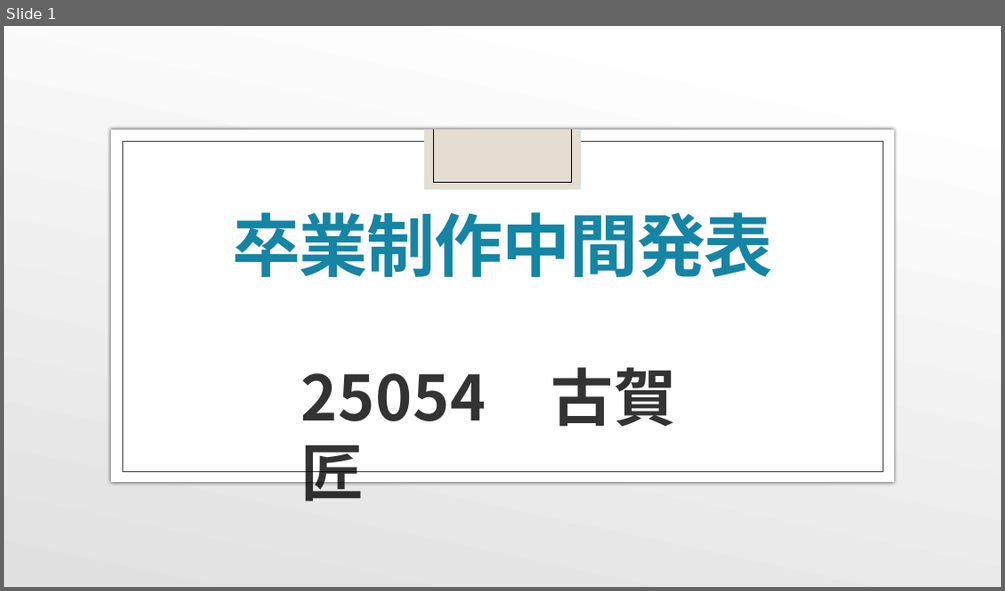
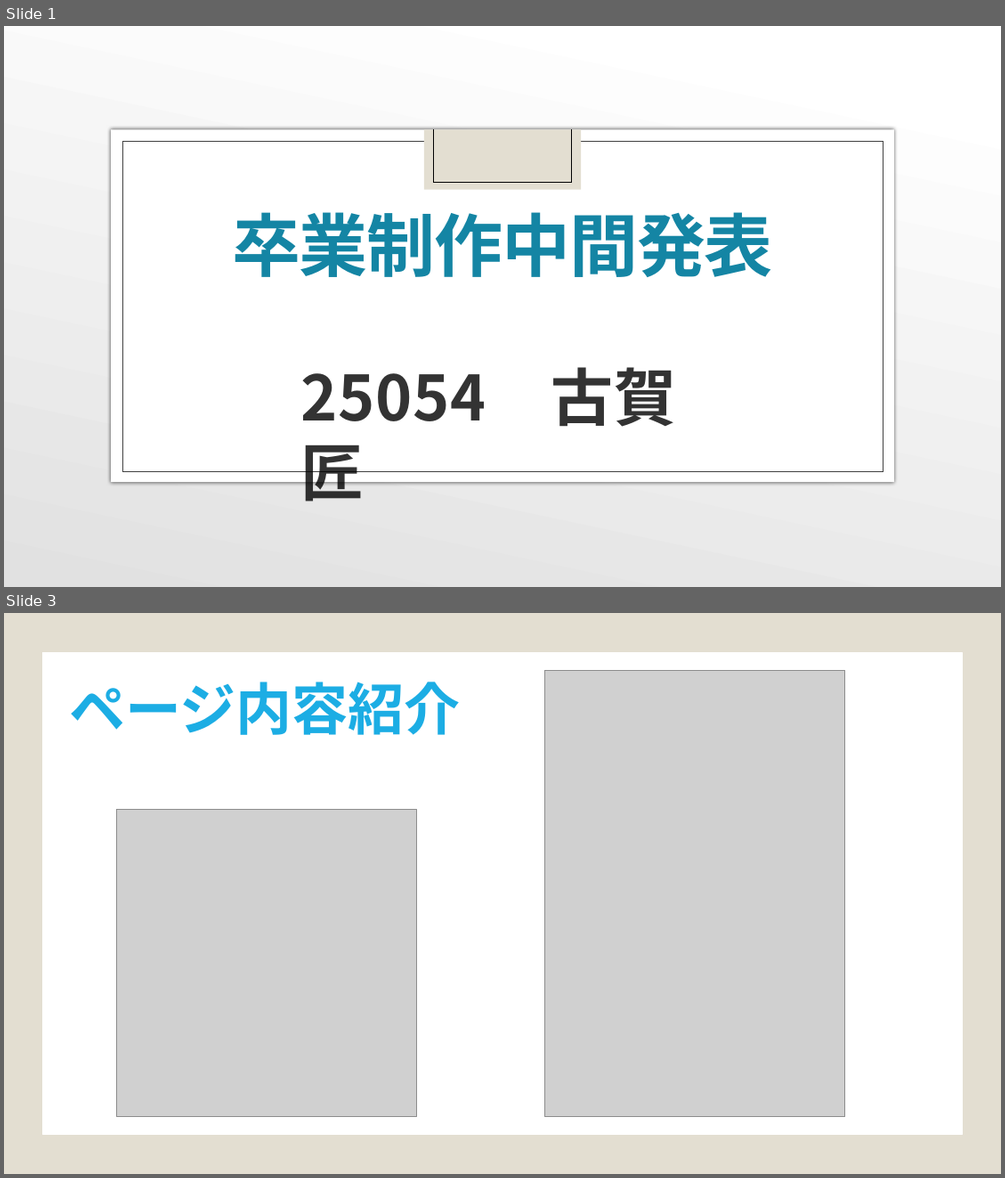
Before and after one commit to ckg25054/Kurume, a slide deck: 卒業制作中間発表.pptx. Shown one above the other, each under a label of ours: slide 1 before the commit, slides 1 and 3 after it; the slides between them are not shown. The pictures are 1005x591 and 1005x1178 pixels, drawn with LibreOffice and Linux fonts; fonts in the diff are those of the drawing; grey boxes stand for pictures; background and template pictures are left out. Boxes give left, top, right and bottom in pixels: in the first picture for what was removed or moved away, otherwise in the second. Text is boxed around its words. In the diff, an @@ line names an element or a change of style, - is before the commit and + after.

```diff
--- a/卒業制作中間発表.pptx
+++ b/卒業制作中間発表.pptx
@@ slide 3 added at (x1=4, y1=613, x2=1001, y2=1174), background #FFFFFF @@
@@ rectangle added at (x1=4, y1=613, x2=1001, y2=1174), fill #E3DED1 @@
@@ rectangle added at (x1=43, y1=653, x2=962, y2=1135), fill #FFFFFF, outline #FFFFFF 1 pt @@
@@ text added at (x1=69, y1=682, x2=461, y2=735), 54 pt, text #1CADE4, bold @@
+ページ内容紹介
@@ picture added at (x1=544, y1=671, x2=845, y2=1116) @@
@@ picture added at (x1=116, y1=810, x2=417, y2=1116) @@
```
Also in this commit, not shown: 1 slide changed, 4 other slides added, 4 slides removed, 3 other files.
